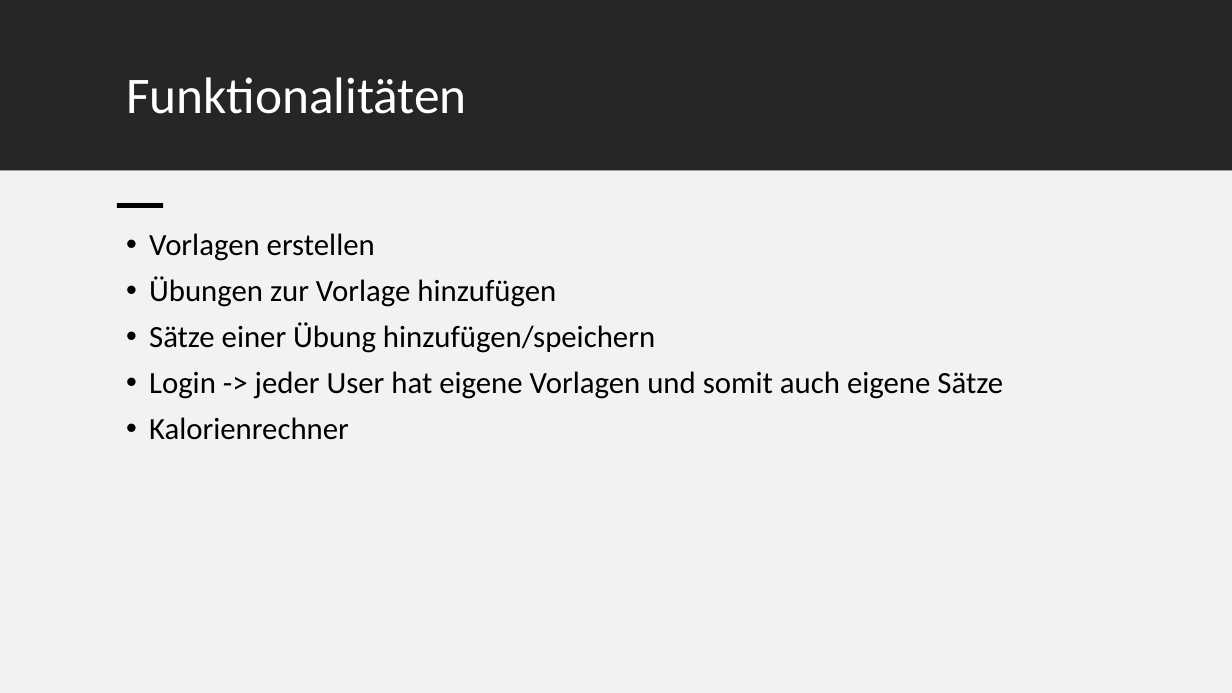
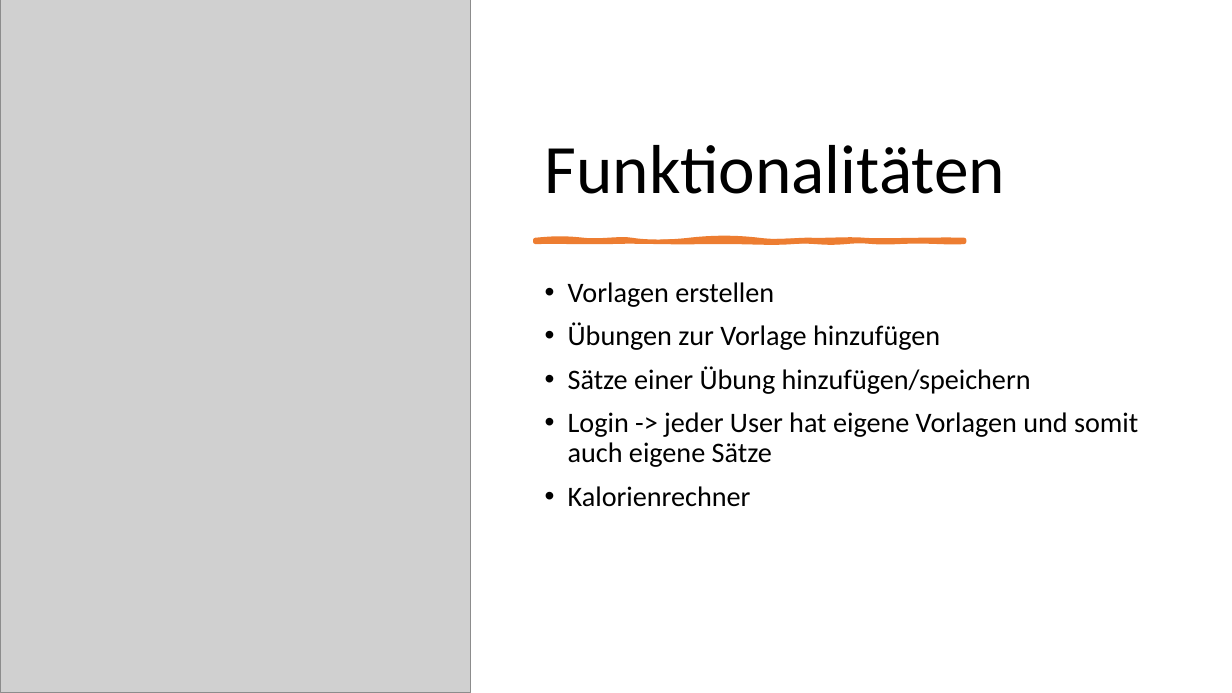
Before and after one commit to ab321/stayfit, a slide deck: slide 5 of powerpoint/stayfit.pptx (slide 4 before the commit). Drawn at 1232x693 pixels with LibreOffice and Linux fonts; fonts in the diff are those of the drawing; grey boxes stand for pictures. Boxes give left, top, right and bottom in pixels: in the first picture for what was removed or moved away, otherwise in the second. Text is boxed around its words. In the diff, an @@ line names an element or a change of style, - is before the commit and + after.

```diff
--- a/powerpoint/stayfit.pptx
+++ b/powerpoint/stayfit.pptx
@@ rectangle removed at bbox=[0, 0, 1232, 170] @@
@@ picture added at bbox=[0, 0, 470, 693] @@
@@ title "Funktionalitäten": place and size @@
-title "Funktionalitäten" at bbox=[126, 77, 467, 114]
+title "Funktionalitäten" at bbox=[545, 145, 1005, 194]
@@ title "Funktionalitäten" at bbox=[545, 145, 1005, 194]: size 40 to 54 pt, text colour #FFFFFF to #000000; vertical alignment top to bottom @@
@@ rectangle removed at bbox=[0, 171, 1232, 693] @@
@@ rectangle removed at bbox=[117, 203, 164, 208] @@
@@ freeform shape added at bbox=[535, 240, 964, 242], fill #ED7D31, outline #ED7D31 3.5 pt @@
@@ text "Vorlagen erstellen": place and size @@
-text "Vorlagen erstellen" at bbox=[149, 233, 1003, 440]
+text "Vorlagen erstellen" at bbox=[568, 282, 1138, 507]
@@ text "Vorlagen erstellen" at bbox=[568, 282, 1138, 507]: size 24 to 22 pt @@
```
Also in this commit, not shown: 1 other slide changed, 5 slides added, 1 slide removed, 8 other files.
